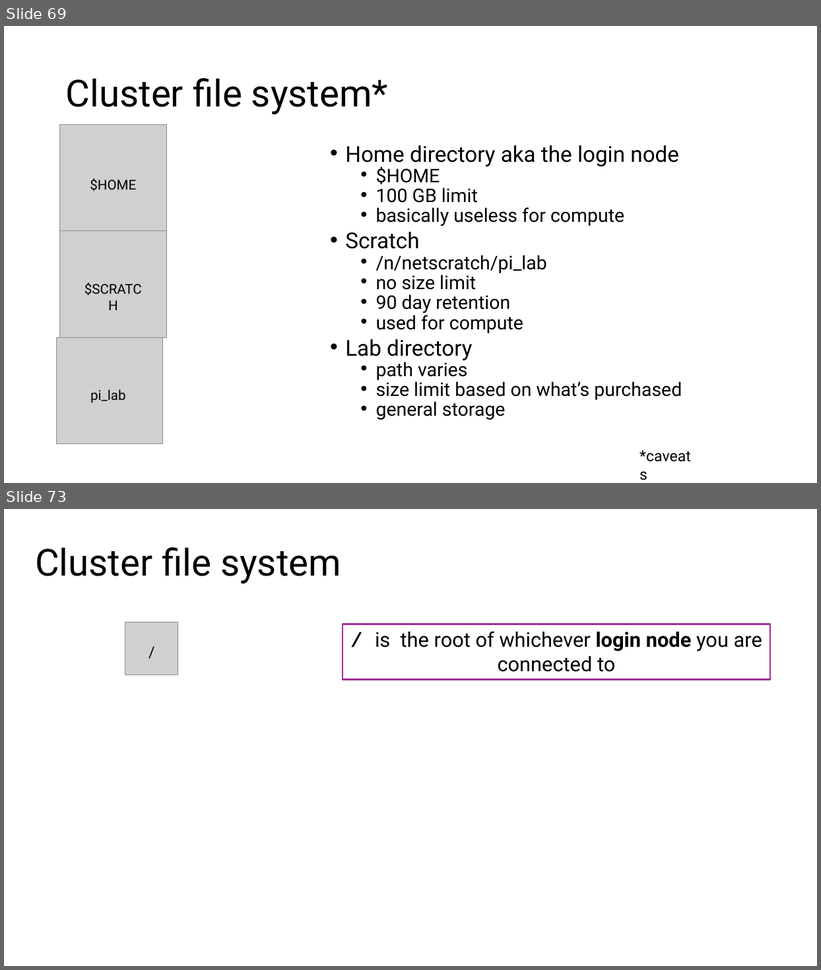
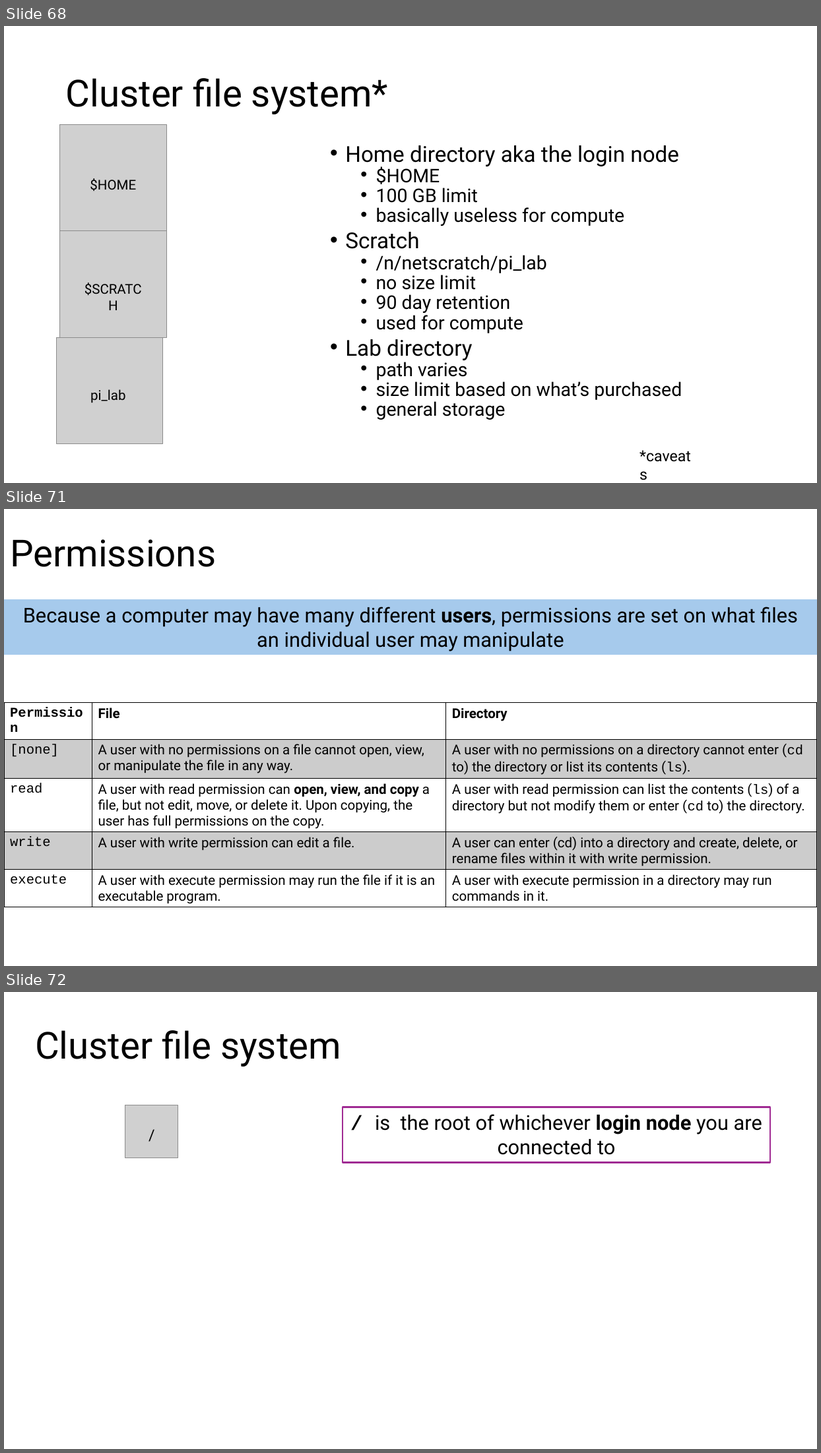
Before and after one commit to harvardinformatics/short-trainings, a slide deck: cmd-line-101/filesystems.pptx. Shown one above the other, each under a label of ours: slides 69 and 73 before the commit, slides 68, 71 and 72 after it; the slides between them are not shown. The pictures are 821x970 and 821x1453 pixels, drawn with LibreOffice and Linux fonts; fonts in the diff are those of the drawing; grey boxes stand for pictures. Boxes give left, top, right and bottom in pixels: in the first picture for what was removed or moved away, otherwise in the second. Text is boxed around its words. In the diff, an @@ line names an element or a change of style, - is before the commit and + after.

Commit message:
more slides

```diff
--- a/cmd-line-101/filesystems.pptx
+++ b/cmd-line-101/filesystems.pptx
@@ slide 71 added at (4, 509, 817, 966), background #FFFFFF @@
@@ title added at (10, 539, 216, 567), 44 pt, text #000000 @@
+Permissions
@@ rectangle added at (4, 599, 817, 655), fill #A6CAEC, 24 pt, text #000000 @@
+Because a computer may have many different users, permissions are set on what files an individual user may manipulate
@@ table added at (4, 703, 817, 907), 5 rows, 3 columns @@
+Permission | File | Directory
+[none] | A user with no permissions on a file cannot open, view, or manipulate the file in any way. | A user with no permissions on a directory cannot enter (cd to) the directory or list its contents (ls).
+read | A user with read permission can open, view, and copy a file, but not edit, move, or delete it. Upon copying, the user has full permissions on the copy. | A user with read permission can list the contents (ls) of a directory but not modify them or enter (cd to) the directory.
+write | A user with write permission can edit a file. | A user can enter (cd) into a directory and create, delete, or rename files within it with write permission.
+execute | A user with execute permission may run the file if it is an executable program. | A user with execute permission in a directory may run commands in it.
@@ what was slide 69 is now slide 68 @@
@@ what was slide 73 is now slide 72 @@
```
Also in this commit, not shown: 4 slides changed, 2 slides removed.
